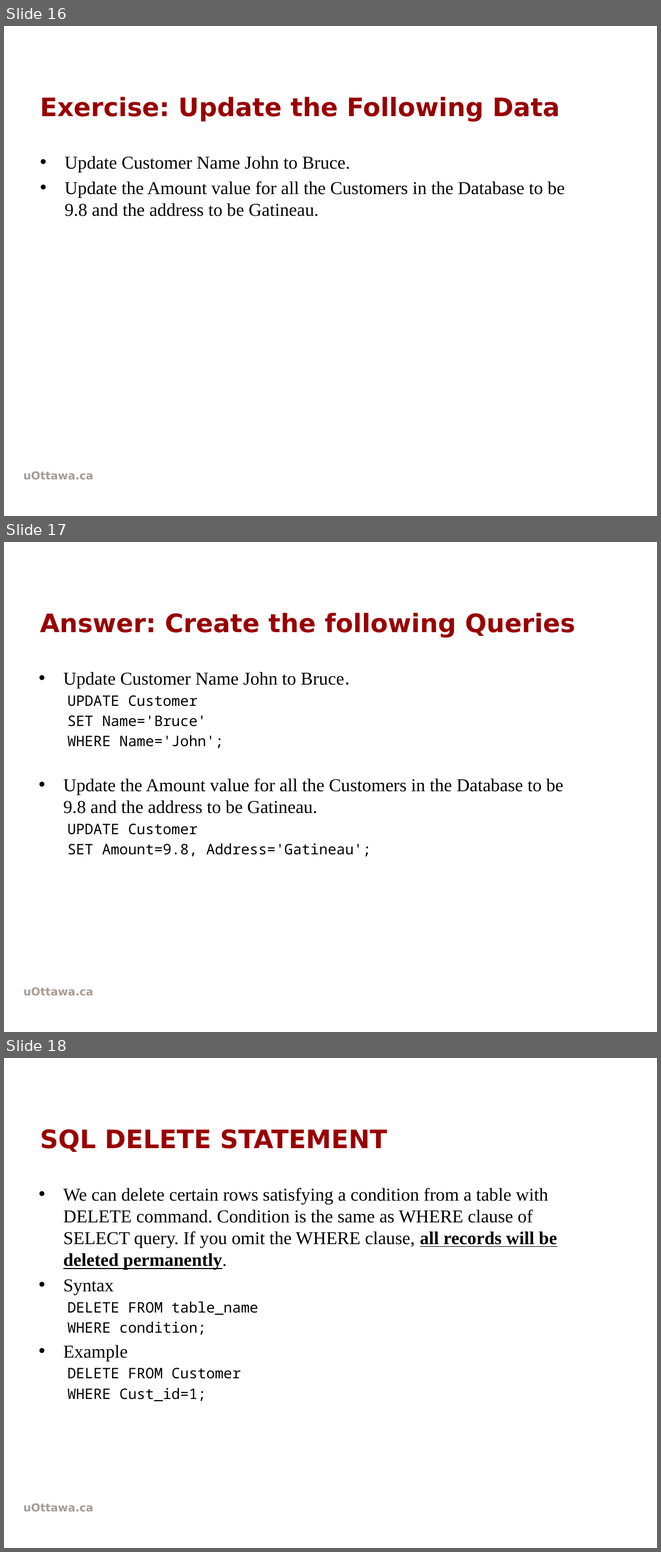
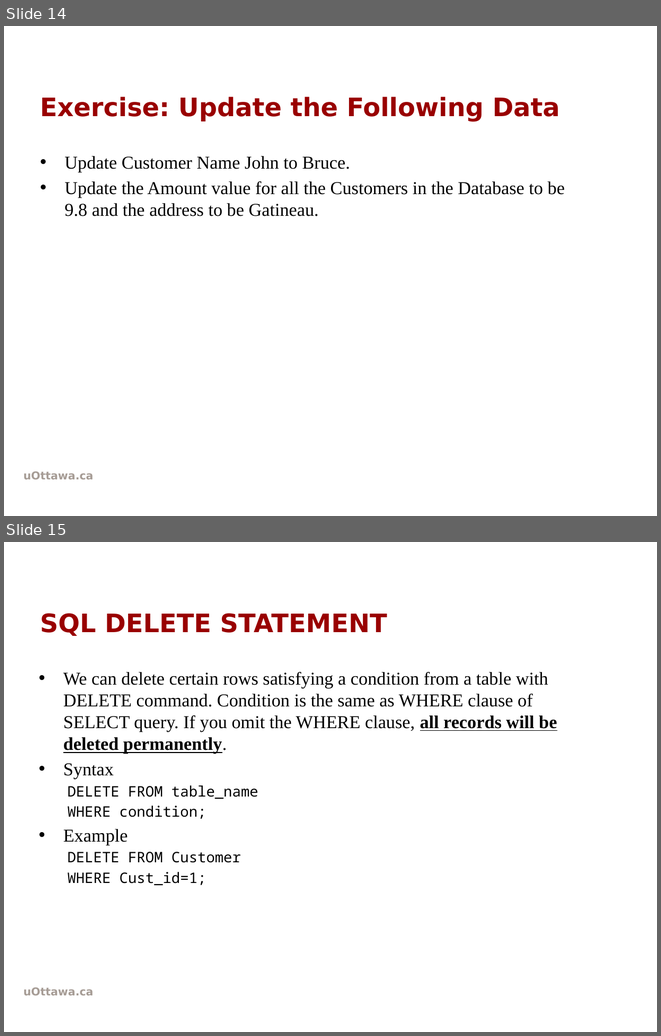
Before and after one commit to rkhal101/CSI2132-Databases-I, a slide deck: labs/lab2/lab2.pptx. Shown one above the other, each under a label of ours: slides 16, 17 and 18 before the commit, slides 14 and 15 after it. The pictures are 661x1552 and 661x1036 pixels, drawn with LibreOffice and Linux fonts; fonts in the diff are those of the drawing; background and template pictures are left out. Boxes give left, top, right and bottom in pixels: in the first picture for what was removed or moved away, otherwise in the second. Text is boxed around its words. In the diff, an @@ line names an element or a change of style, - is before the commit and + after.

```diff
--- a/labs/lab2/lab2.pptx
+++ b/labs/lab2/lab2.pptx
@@ slide 17 removed at [4,542,657,1032], background picture (left out); not listed: 1 template element that a slide beside it also shows @@
@@ title removed at [40,612,575,638] @@
-Answer: Create the following Queries
@@ text removed at [63,672,563,856] @@
-• Update Customer Name John to Bruce.
-  UPDATE Customer
-  SET Name='Bruce'
-  WHERE Name='John';
-• Update the Amount value for all the Customers in the Database to be 9.8 and the address to be Gatineau.
-  UPDATE Customer
-  SET Amount=9.8, Address='Gatineau';
@@ what was slide 16 is now slide 14 @@
@@ what was slide 18 is now slide 15 @@
```
Also in this commit, not shown: 1 slide changed, 3 other slides removed, 3 other files.
